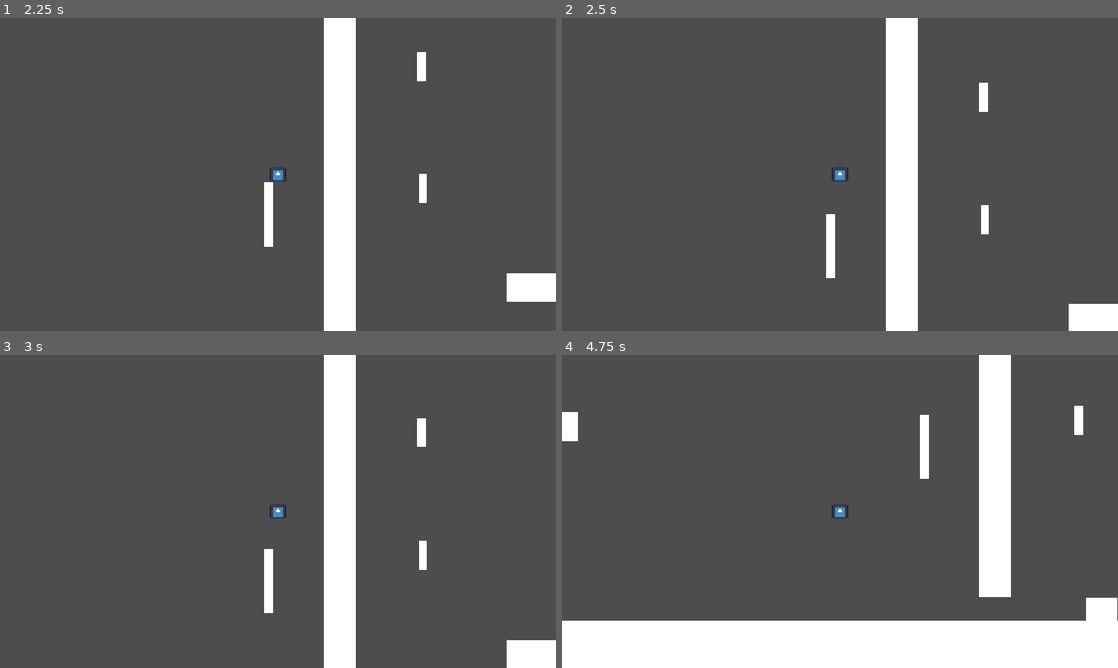
Above: before the commit, frames 1-4 (two rows, left to right).
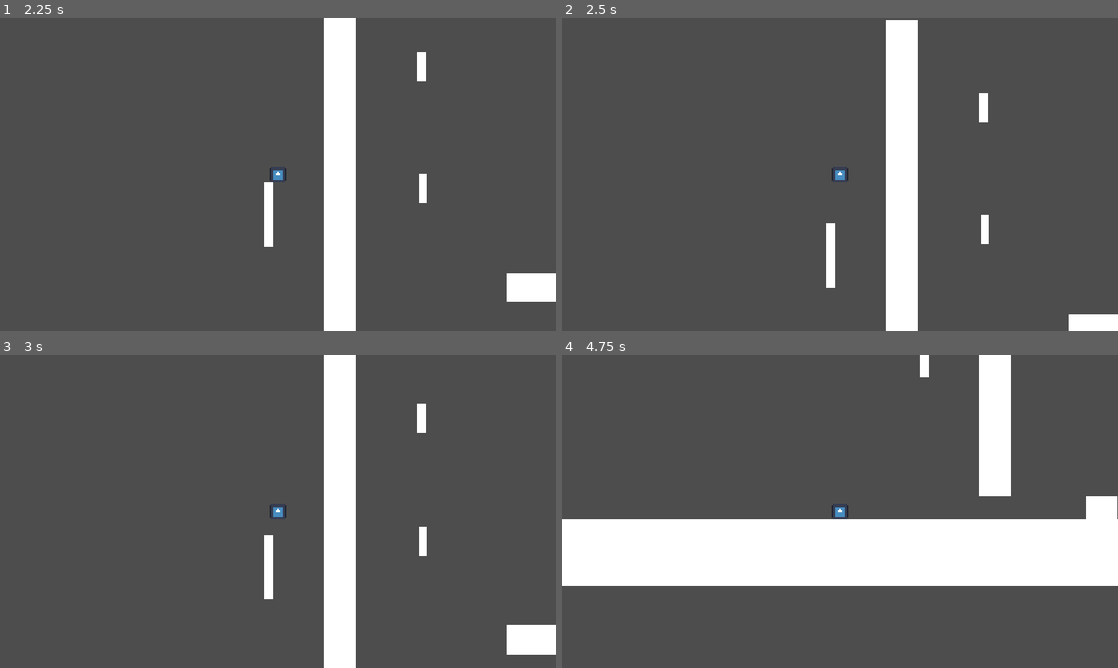
Above: after the commit, the same moments.

Repository: idi0cy/some-platformer
Game: Godot game, scene res://scenes/random_testing.tscn
Same seed, same stepped clock (60 frames per second), same inputs: the game is played once before the commit and once after it. The engine's default icon, where the game draws it, is replaced by a stand-in: a white triangle on a blue panel in a dark square.
Inputs (mouse positions are in pixels of both pictures, inside the frame that each line leads up to):
- Up to frame 1 (2.25 s): tap Enter at 0.5 s; move the mouse to (400, 158) at 0.52 s; hold A (a) 0.53-1.28 s; hold Right 0.53-2.03 s; click (400, 158) at 0.67 s; tap Up at 0.77, 1.52 s; tap D (d) at 0.8, 1.35 s; move the mouse to (166, 190) at 1.27 s; tap S (s) at 1.55 s; move the mouse to (333, 105) at 2.02 s; hold Left from 2.03 s (still down); hold S (s) from 2.03 s (still down)
- Up to frame 2 (2.5 s): keep holding Left; keep holding S (s); tap Space (space) at 2.3 s
- Up to frame 3 (3 s): move the mouse to (250, 574) at 2.77 s; release Left at 2.78 s; release S (s) at 2.78 s; hold Right from 2.78 s (still down); tap Space (space) at 2.85 s; click (250, 574) at 2.92 s
- Up to frame 4 (4.75 s): tap Up at 3.02, 3.77, 4.52 s; tap W (w) at 3.05, 3.6 s; tap Space (space) at 3.5 s; move the mouse to (1006, 558) at 3.52 s; hold A (a) 3.53-4.28 s; move the mouse to (673, 464) at 4.27 s; release Right at 4.28 s; hold Left from 4.28 s (still down); tap A (a) at 4.35 s; tap D (d) at 4.55 s

Frame 1 is identical in both runs. In frame 2, 0.6% of the frame differs, in the area x 47-100%, y 0-95%; in frame 3, 1.2%; in frame 4, 38%, in the area x 0-100%, y 0-100%.

Commit message:
trying to fix up the jump mechanics

Diff:
--- a/crucible-of-achlyss/scripts/entities/player.gd
+++ b/crucible-of-achlyss/scripts/entities/player.gd
@@ -20,7 +20,7 @@
 
 const accel = 50
 const speed = 250
-var jumpPower = 750
+var jumpPower = 900
 const slideStopHopPower = 500
 const dashSpeed = 1250 + speed
 
@@ -148,16 +148,14 @@
 			if jumpMomentum > 100:
 				jumpMomentum = jumpMomentum + (100 - jumpMomentum) * 0.2
 		elif deaccelJumping:
-			pass
-
-		else:
-			pass
-		if jumpMomentum < 0:
-			jumpMomentum = 0
-
+			jumpMomentum -= 24
+		if Input.is_action_just_released('space'):
+			accelJumping = false
+			deaccelJumping = true
 		if floor(jumpMomentum) - 2 < 100:
 			accelJumping = false
-			jumpMomentum = 0
+			deaccelJumping = true
+			#jumpMomentum = 0
 		if is_on_ceiling():
 			jumpMomentum = 0
 	if slideStopHopping:
@@ -168,6 +166,7 @@
 			slideStopHopMomentum = 0
 		if is_on_ceiling():
 			slideStopHopMomentum = 0
+	print(velocity.y)
 func jump():
 	accelJumping = true
 	jumpMomentum += jumpPower
